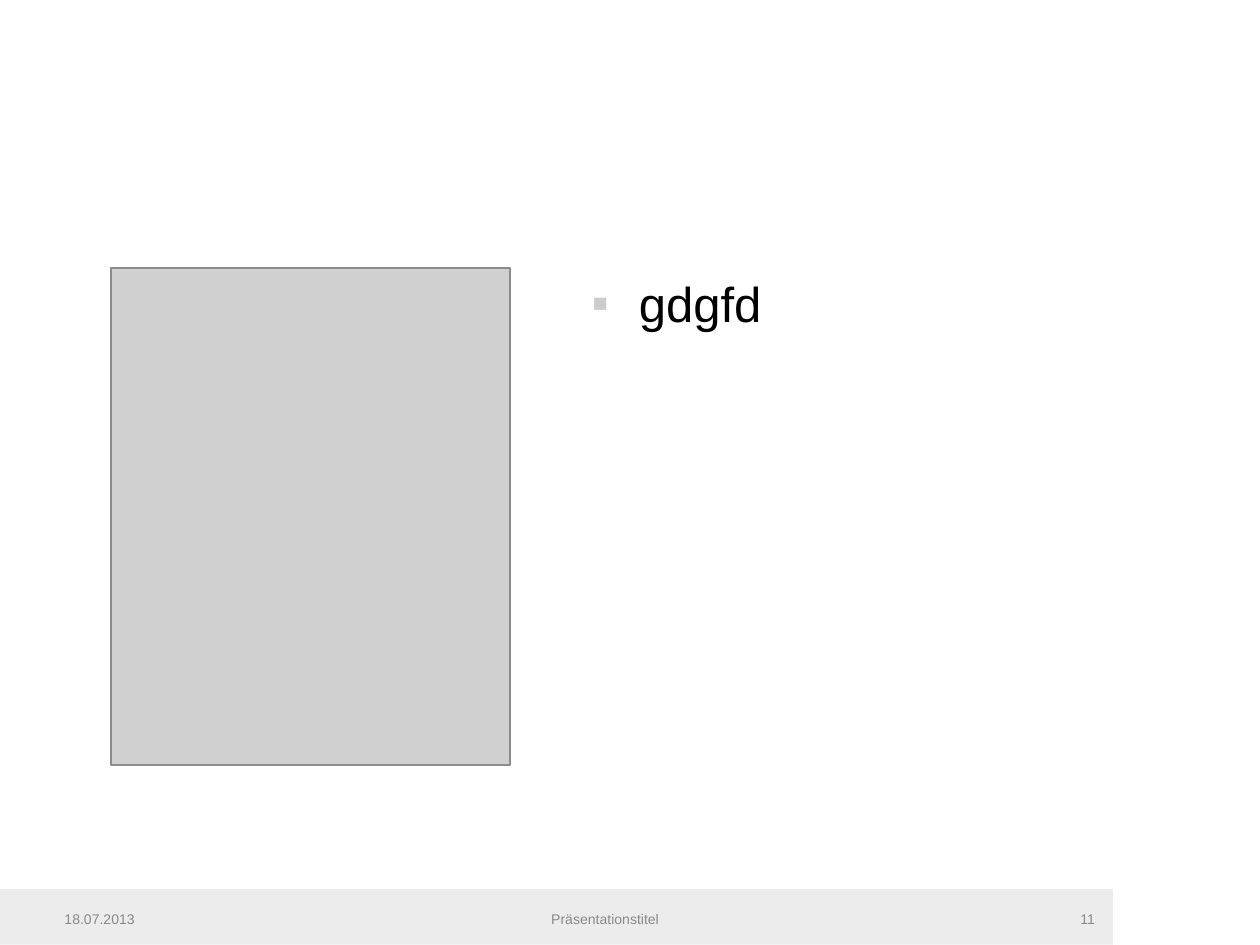
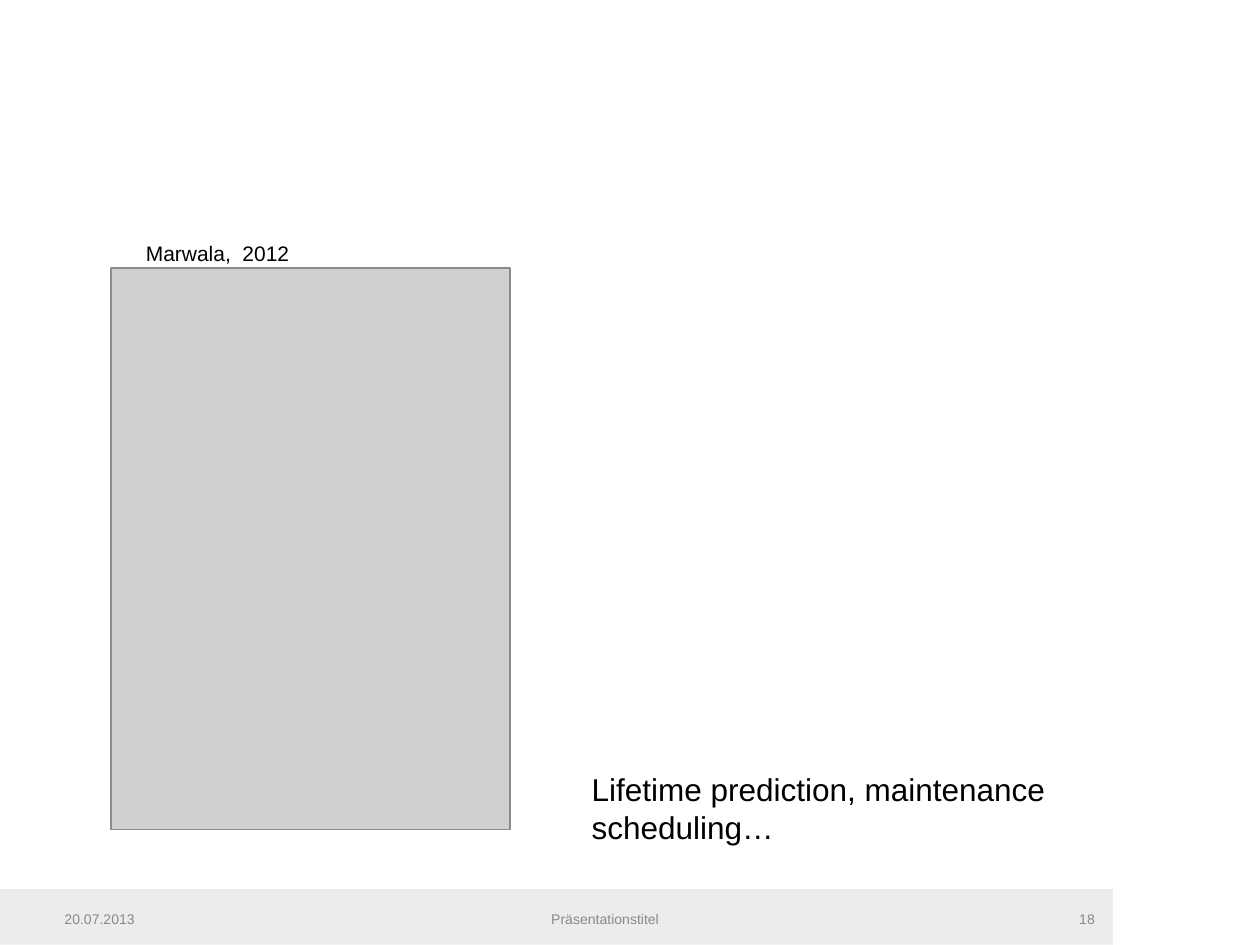
Before and after one commit to fera0013/MasterThesis, a slide deck: slide 18 of Documentation/SemiSupervisedMethodsInConditionMonitoring.pptx (slide 11 before the commit). Drawn at 1260x945 pixels with LibreOffice and Linux fonts; fonts in the diff are those of the drawing; grey boxes stand for pictures; background and template pictures are left out. Boxes give left, top, right and bottom in pixels: in the first picture for what was removed or moved away, otherwise in the second. Text is boxed around its words. In the diff, an @@ line names an element or a change of style, - is before the commit and + after.

Commit message:
Outlier Detection in Condition Monitoring Presentation

```diff
--- a/Documentation/SemiSupervisedMethodsInConditionMonitoring.pptx
+++ b/Documentation/SemiSupervisedMethodsInConditionMonitoring.pptx
@@ picture resized from (x1=111, y1=268, x2=510, y2=766) to (x1=111, y1=268, x2=510, y2=830) @@
@@ text added at (x1=146, y1=245, x2=289, y2=264), 12 pt, text #000000 @@
+Marwala, 2012
@@ text removed at (x1=639, y1=286, x2=761, y2=332) @@
-▪ gdgfd
@@ text added at (x1=592, y1=778, x2=1045, y2=845), 18 pt, text #000000 @@
+Lifetime prediction, maintenance scheduling…
@@ text at (x1=64, y1=914, x2=134, y2=924): text changed @@
-18.07.2013
+20.07.2013
@@ page number at (x1=1079, y1=914, x2=1095, y2=924): text changed @@
-11
+18
```
Also in this commit, not shown: 47 other slides changed, 20 slides added, 2 other files.
